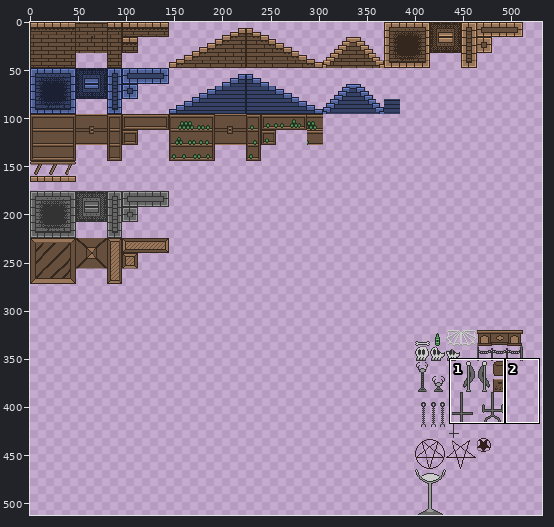
Sprite sheet, stored at Scenes/Levels/World 1/tileset.png. The first picture is a wide view before the edit; the outline marks the close-up.
Close-up. Old version:
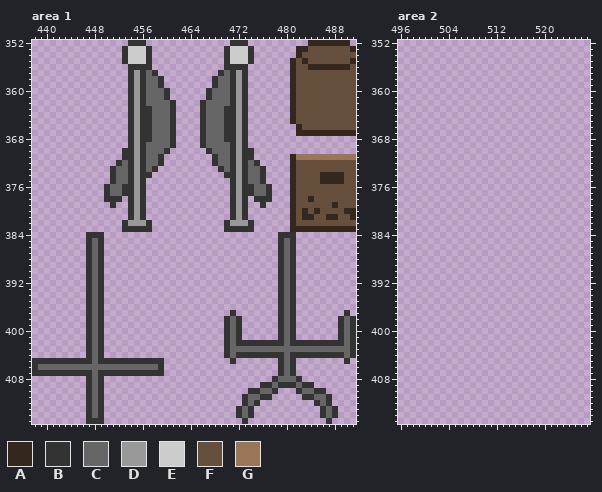
The file is 1000x512 pixels. Shown: area 1: x 438..491, y 352..415; area 2: x 496..527, y 352..415. The wide view leaves out empty margins.
Palette (. is transparent): A #33271e  B #333333  C #666666  D #999999  E #cccccc  F #664f3c  G #99765a
Pixels before, area 1 (only the part around the change), first column x 438:
352 ................BBB..............BBB..........AAAAAAA.
353 ...............BEEEB............BEEEB.......AAFFFFFFFA
354 ...............BEEEB............BEEEB.......AFFFFFFFFF
355 ...............BEEEB............BEEEB......AFAFFFFFFFA
356 ................BBBB............BBBB.......AFFAAAAAAAF
357 ................BDBCB..........BCBDB.......AFFFFFFFFFF
358 ................BDBCCB........BCCBDB.......AFFFFFFFFFF
359 ................BDBCCB........BCCBDB.......AFFFFFFFFFF
360 ................BDBCCCB......BCCCBDB.......AFFFFFFFFFF
361 ................BDBCCCB......BCCCBDB.......AFFFFFFFFFF
362 ................BDBCCCCB....BCCCCBDB.......AFFFFFFFFFF
363 ................BDBBCCCB....BCCCBBDB.......AFFFFFFFFFF
364 ................BDBBCCCB....BCCCBBDB.......AFFFFFFFFFF
365 ................BDBBCCCB....BCCCBBDB.......AFFFFFFFFFF
366 ................BDBBCCCB....BCCCBBDB........AFFFFFFFFF
367 ................BDBBCCCB....BCCCBBDB........AAAAAAAAAA
368 ................BDBBCCCB....BCCCBBDB..................
369 ................BDBCCCCB....BCCCCBDB..................
370 ...............BBDBCCCB......BCCCBDBB.................
371 ...............BBDBCCB........BCCBDBB......AGGGGGGGGGG
372 ..............BCBDBCCB........BCCBDBCB.....AFFFFFFFFFF
373 .............BCCBDBCB..........BCBDBCCB....AFFFFFFFFFF
374 .............BCCBDBB............BBDBCCB....AFFFFAAAAFF
375 .............BCCBDB..............BDBCCB....AFFFFAAAAFF
376 ............BCCBBDB..............BDBBCCB...AFFFFFFFFFF
377 ............BCCBBDB..............BDBBCCB...AFFFFFFFFFF
378 ............BBB.BDB..............BDB.BBB...AFFAFFFFFFF
379 .............B..BDB..............BDB..B....AFFFFFFAFFF
380 ................BDB..............BDB.......AFAFAFFFFAA
381 ................BDB..............BDB.......AFAAFFAAFFA
382 ...............BDDDB............BDDDB......AFFFFFFFFFF
383 ...............BBBBB............BBBBB......AAAAAAAAAAA
384 .........BBB.............................BBB..........
385 .........BCB.............................BCB..........
386 .........BCB.............................BCB..........
387 .........BCB.............................BCB..........
388 .........BCB.............................BCB..........
389 .........BCB.............................BCB..........
390 .........BCB.............................BCB..........
391 .........BCB.............................BCB..........
392 .........BCB.............................BCB..........
393 .........BCB.............................BCB..........
394 .........BCB.............................BCB..........
395 .........BCB.............................BCB..........
396 .........BCB.............................BCB..........
397 .........BCB.....................B.......BCB........B.
398 .........BCB....................BCB......BCB.......BCB
399 .........BCB....................BCB......BCB.......BCB
400 .........BCB....................BCB......BCB.......BCB
401 .........BCB....................BCB......BCB.......BCB
402 .........BCB....................BCBBBBBBBBCBBBBBBBBBCB
403 .........BCB....................BCCCCCCCCCCCCCCCCCCCCB
404 .........BCB....................BCBBBBBBBBCBBBBBBBBBCB
405 BBBBBBBBBBCBBBBBBBBBBB...........B.......BCB........B.
406 BCCCCCCCCCCCCCCCCCCCCB...................BCB..........
407 BBBBBBBBBBCBBBBBBBBBBB...................BCB..........
408 .........BCB............................BCCCB.........
409 .........BCB..........................BBCBBBCBB.......
410 .........BCB........................BBCCB...BCCBB.....
411 .........BCB.......................BCCBB.....BBCCB....
412 .........BCB.......................BCB.........BCB....
413 .........BCB......................BCB...........BCB...
414 .........BCB......................BCB...........BCB...
415 .........BBB.......................B.............B....
Now the later version:
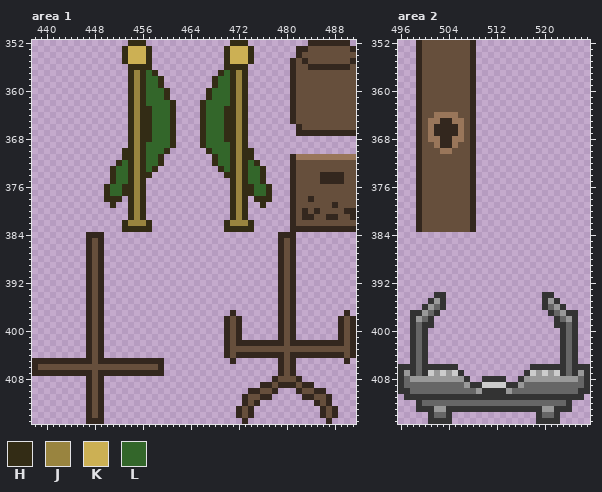
Colours new in this view: H #332c15  J #99843f  K #ccb054  L #33662a
Edits made:
Changed rows in their new state; - is an unchanged pixel.
Area 1:
first column x 438:
352 ----------------HHH--------------HHH------------------
353 ---------------HKKKH------------HKKKH-----------------
354 ---------------HKKKH------------HKKKH-----------------
355 ---------------HKKKH------------HKKKH-----------------
356 ----------------HHHH------------HHHH------------------
357 ----------------HJHLH----------HLHJH------------------
358 ----------------HJHLLH--------HLLHJH------------------
359 ----------------HJHLLH--------HLLHJH------------------
360 ----------------HJHLLLH------HLLLHJH------------------
361 ----------------HJHLLLH------HLLLHJH------------------
362 ----------------HJHLLLLH----HLLLLHJH------------------
363 ----------------HJHHLLLH----HLLLHHJH------------------
364 ----------------HJHHLLLH----HLLLHHJH------------------
365 ----------------HJHHLLLH----HLLLHHJH------------------
366 ----------------HJHHLLLH----HLLLHHJH------------------
367 ----------------HJHHLLLH----HLLLHHJH------------------
368 ----------------HJHHLLLH----HLLLHHJH------------------
369 ----------------HJHLLLLH----HLLLLHJH------------------
370 ---------------HHJHLLLH------HLLLHJHH-----------------
371 ---------------HHJHLLH--------HLLHJHH-----------------
372 --------------HLHJHLLH--------HLLHJHLH----------------
373 -------------HLLHJHLH----------HLHJHLLH---------------
374 -------------HLLHJHH------------HHJHLLH---------------
375 -------------HLLHJH--------------HJHLLH---------------
376 ------------HLLHHJH--------------HJHHLLH--------------
377 ------------HLLHHJH--------------HJHHLLH--------------
378 ------------HHH-HJH--------------HJH-HHH--------------
379 -------------H--HJH--------------HJH--H---------------
380 ----------------HJH--------------HJH------------------
381 ----------------HJH--------------HJH------------------
382 ---------------HJJJH------------HJJJH-----------------
383 ---------------HHHHH------------HHHHH-----------------
384 ---------AAA-----------------------------AAA----------
385 ---------AFA-----------------------------AFA----------
386 ---------AFA-----------------------------AFA----------
387 ---------AFA-----------------------------AFA----------
388 ---------AFA-----------------------------AFA----------
389 ---------AFA-----------------------------AFA----------
390 ---------AFA-----------------------------AFA----------
391 ---------AFA-----------------------------AFA----------
392 ---------AFA-----------------------------AFA----------
393 ---------AFA-----------------------------AFA----------
394 ---------AFA-----------------------------AFA----------
395 ---------AFA-----------------------------AFA----------
396 ---------AFA-----------------------------AFA----------
397 ---------AFA---------------------A-------AFA--------A-
398 ---------AFA--------------------AFA------AFA-------AFA
399 ---------AFA--------------------AFA------AFA-------AFA
400 ---------AFA--------------------AFA------AFA-------AFA
401 ---------AFA--------------------AFA------AFA-------AFA
402 ---------AFA--------------------AFAAAAAAAAFAAAAAAAAAFA
403 ---------AFA--------------------AFFFFFFFFFFFFFFFFFFFFA
404 ---------AFA--------------------AFAAAAAAAAFAAAAAAAAAFA
405 AAAAAAAAAAFAAAAAAAAAAA-----------A-------AFA--------A-
406 AFFFFFFFFFFFFFFFFFFFFA-------------------AFA----------
407 AAAAAAAAAAFAAAAAAAAAAA-------------------AFA----------
408 ---------AFA----------------------------AFFFA---------
409 ---------AFA--------------------------AAFAAAFAA-------
410 ---------AFA------------------------AAFFA---AFFAA-----
411 ---------AFA-----------------------AFFAA-----AAFFA----
412 ---------AFA-----------------------AFA---------AFA----
413 ---------AFA----------------------AFA-----------AFA---
414 ---------AFA----------------------AFA-----------AFA---
415 ---------AAA-----------------------A-------------A----
Area 2:
first column x 499:
352 AFFFFFFFFA
353 AFFFFFFFFA
354 AFFFFFFFFA
355 AFFFFFFFFA
356 AFFFFFFFFA
357 AFFFFFFFFA
358 AFFFFFFFFA
359 AFFFFFFFFA
360 AFFFFFFFFA
361 AFFFFFFFFA
362 AFFFFFFFFA
363 AFFFFFFFFA
364 AFFGGGGFFA
365 AFGGAAGGFA
366 AFGAAAAGFA
367 AFGAAAAGFA
368 AFGGAAGGFA
369 AFFGAAGFFA
370 AFFFGGFFFA
371 AFFFFFFFFA
372 AFFFFFFFFA
373 AFFFFFFFFA
374 AFFFFFFFFA
375 AFFFFFFFFA
376 AFFFFFFFFA
377 AFFFFFFFFA
378 AFFFFFFFFA
379 AFFFFFFFFA
380 AFFFFFFFFA
381 AFFFFFFFFA
382 AFFFFFFFFA
383 AFFFFFFFFA
first column x 496:
394 ------BB----------------BB------
395 -----BDB----------------BDB-----
396 ----BDCB----------------BCDB----
397 --BBDCB------------------BCDBB--
398 --BDCB--------------------BCDB--
399 --BCBB--------------------BBCB--
400 --BCB----------------------BCB--
401 --BCB----------------------BCB--
402 --BCB----------------------BCB--
403 --BCB----------------------BCB--
404 --BCB----------------------BCB--
405 --BCB----------------------BCB--
406 BBBCBBBBBB------------BBBBBBCBBB
407 BDBCBEDEDEB----------BEDEDEBCBDB
408 BCDDDDDDDDDB--BBBB--BDDDDDDDDDCB
409 BCCCCCCCCCCDBBEEEEBBDCCCCCCCCCCB
410 BBCCCCCCCCCCCDBBBBDCCCCCCCCCCCBB
411 -BBBBBBBBBBBBBBBBBBBBBBBBBBBBBB-
412 ---BCCCCCCCCCCCCCCCCCCCCCCCCB---
413 ---BBBDDBBBBBBBBBBBBBBBBDDBBB---
414 -----BCCB--------------BCCB-----
415 -----BBBB--------------BBBB-----
